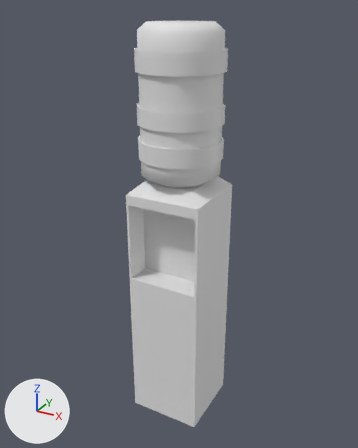
The FBX model VR escaper room/Assets/Tim/Models/Water dispencer/Model/Water Dispenser.fbx as it was, and as the next commit left it.
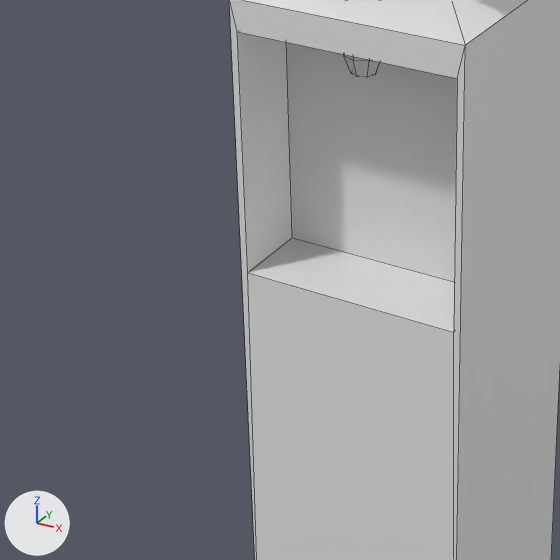
Each version appears first whole from a 50 mm camera at (0.86, -1.576, 1.643) aimed at (-0.015, 0.016, 0.847), and next in a close-up on the part from 16% to 63% of the width and 44% to 82% of the height. The axes (+X, +Y, +Z) are drawn at lower left. The lights are the same throughout. The close-ups show mesh edges as thin lines. Where no turn or scale is listed for an object, it has been applied to the vertices.
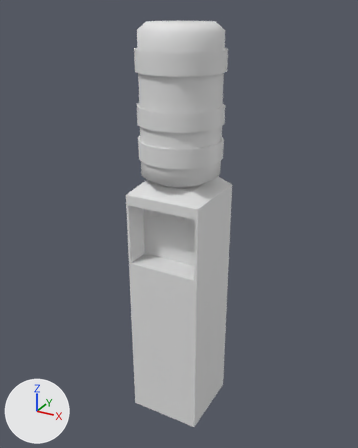
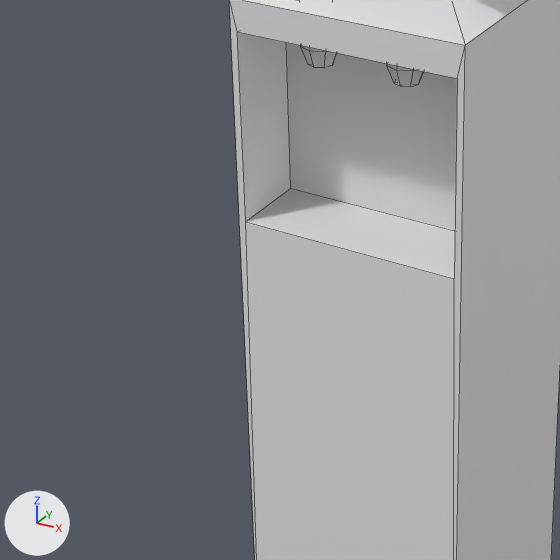
Location of each change, [x1, y1, x2, y2] in pixels of the close-ups (560 x 560 px; the box of a moved part takes in the faces that stretch with it):
```json
{"part": 1, "of": "me_cylinder_002", "change": "built on", "before": [344, 55, 380, 77], "after": [300, 45, 423, 87]}
{"part": 2, "of": "me_cylinder_002", "change": "moved or reshaped", "before": [236, 42, 461, 560], "after": [236, 42, 461, 560]}
```

Edits to the scene script, one JSON object a line:
```json
{"op": "add", "block": "mat_material_001", "code": ["mat_material_001 = principled_material('Material.001')", "mat_material_001.base_color = (0.8, 0.8, 0.8)  # white #e7e7e7"]}
{"op": "add", "block": "mat_material_002", "code": ["mat_material_002 = principled_material('Material.002')", "mat_material_002.base_color = (0.8, 0.8, 0.8)  # white #e7e7e7"]}
{"block": "me_cylinder_002", "where": "# used by ob_cylinder_001; location = (0.0, 0.0, 0.0)"}
{"block": "me_cylinder_002", "where": "# verts and faces of me_cylinder_002; kept vertices keep their numbers, new ones are numbered from 342"}
{"block": "me_cylinder_002", "where": "# before: 218 (-0.14, -0.15, 0.64) at pixel (247, 272), 221 (0.14, -0.15, 0.64) at pixel (453, 332), 222 (-0.14, -0.05, 0.64) at pixel (292, 237), 225 (0.14, -0.05, 0.64)"}
{"op": "remove", "block": "me_cylinder_002", "code": "me_cylinder_002.from_pydata(...)  # 342 vertices, 325 faces; spans x -0.16..0.16, y -0.16..0.16, z 0.0..1.6"}
{"op": "add", "block": "me_cylinder_002", "code": "me_cylinder_002.from_pydata(...)  # 391 vertices, 369 faces; spans x -0.16..0.16, y -0.16..0.16, z 0.0..1.6"}
{"block": "me_cylinder_002", "change": "me_cylinder_002 part 1"}
{"block": "me_cylinder_002", "change": "45 vertices are removed from x -0.02..0.02, y -0.13..-0.08, z 0.92..1.0"}
{"block": "me_cylinder_002", "change": "44 faces are deleted"}
{"block": "me_cylinder_002", "change": "94 vertices are added at x -0.08..0.08, y -0.13..-0.08, z 0.92..1.0"}
{"block": "me_cylinder_002", "change": "88 new faces join them, mat_material_002 (white #e7e7e7)"}
{"block": "me_cylinder_002", "change": "me_cylinder_002 part 2"}
{"op": "add", "block": "me_cylinder_002", "code": "for i in [218, 221, 222, 225]: verts[i] += (0.0, 0.0, 0.07)"}
{"op": "add", "block": "me_cylinder_002", "code": "me_cylinder_002.materials.append(mat_material_001)  # white #e7e7e7"}
{"op": "add", "block": "me_cylinder_002", "code": "me_cylinder_002.materials.append(mat_material_002)  # white #e7e7e7"}
```
